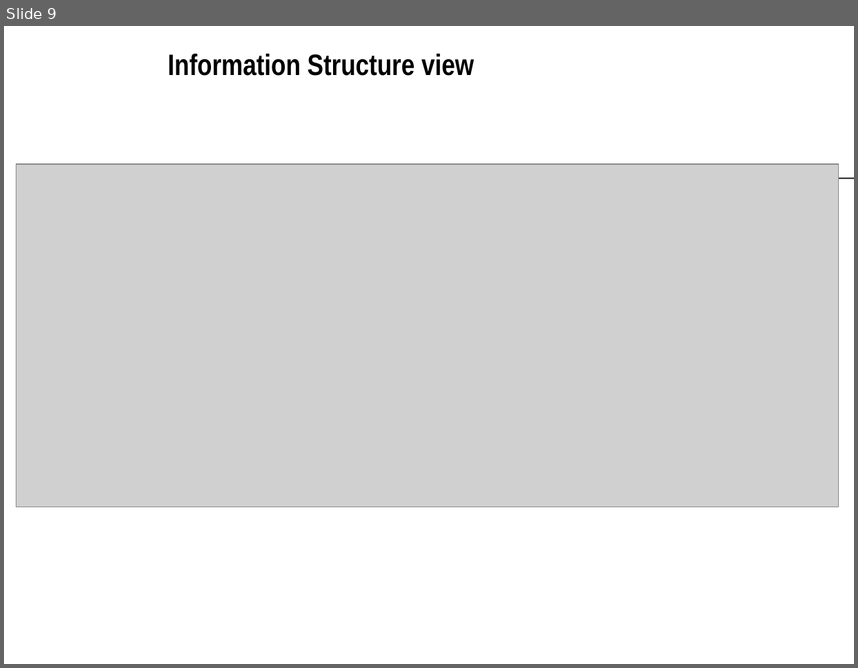
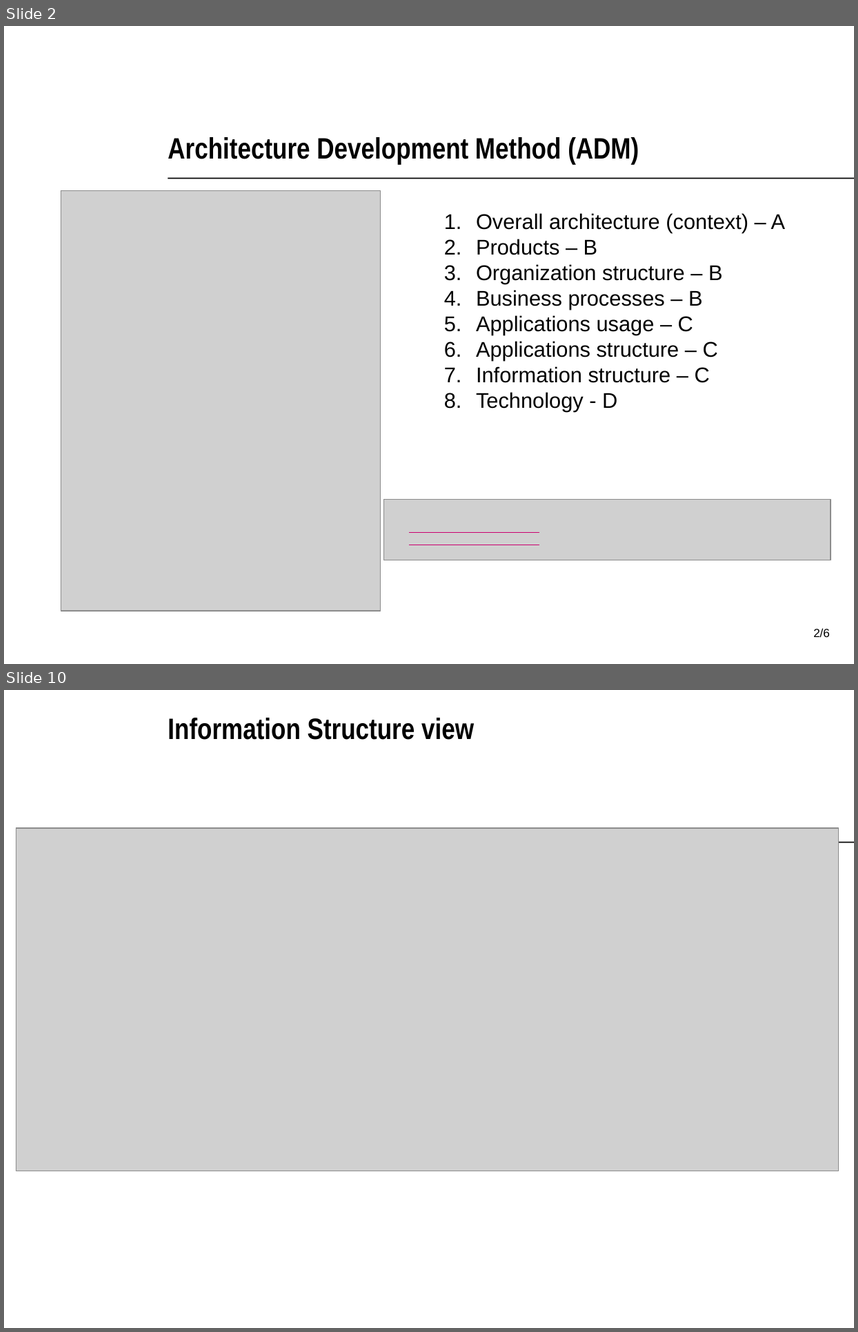
Before and after one commit to jochemverburg/AISProject, a slide deck: AIS_Assignment_2015_BaselineArch.ppt. Shown one above the other, each under a label of ours: slide 9 before the commit, slides 2 and 10 after it; the slides between them are not shown. The pictures are 858x668 and 858x1332 pixels, drawn with LibreOffice and Linux fonts; fonts in the diff are those of the drawing; grey boxes stand for pictures; background and template pictures are left out. Boxes give left, top, right and bottom in pixels: in the first picture for what was removed or moved away, otherwise in the second. Text is boxed around its words. In the diff, an @@ line names an element or a change of style, - is before the commit and + after.

```diff
--- a/AIS_Assignment_2015_BaselineArch.ppt
+++ b/AIS_Assignment_2015_BaselineArch.ppt
@@ slide 2 added at <box>4,26,854,664</box>, background #FFFFFF; not listed: 1 template element that a slide beside it also shows @@
@@ title added at <box>168,137,639,164</box>, 25 pt, text #000000, bold @@
+Architecture Development Method (ADM)
@@ picture added at <box>61,191,381,611</box> @@
@@ text added at <box>476,213,786,411</box>, 18 pt, text #000000 @@
+1. Overall architecture (context) – A
+2. Products – B
+3. Organization structure – B
+4. Business processes – B
+5. Applications usage – C
+6. Applications structure – C
+7. Information structure – C
+8. Technology - D
@@ picture added at <box>384,499,831,560</box> @@
@@ line added from (408, 532) to (539, 532), #CA006F 0.75 pt @@
@@ line added from (408, 545) to (539, 545), #CA006F 0.75 pt @@
@@ page number added at <box>813,628,830,637</box>, 10 pt, text #000000 @@
+2/6
@@ what was slide 9 is now slide 10 @@
```
Also in this commit, not shown: 9 slides changed, 2 other files.
